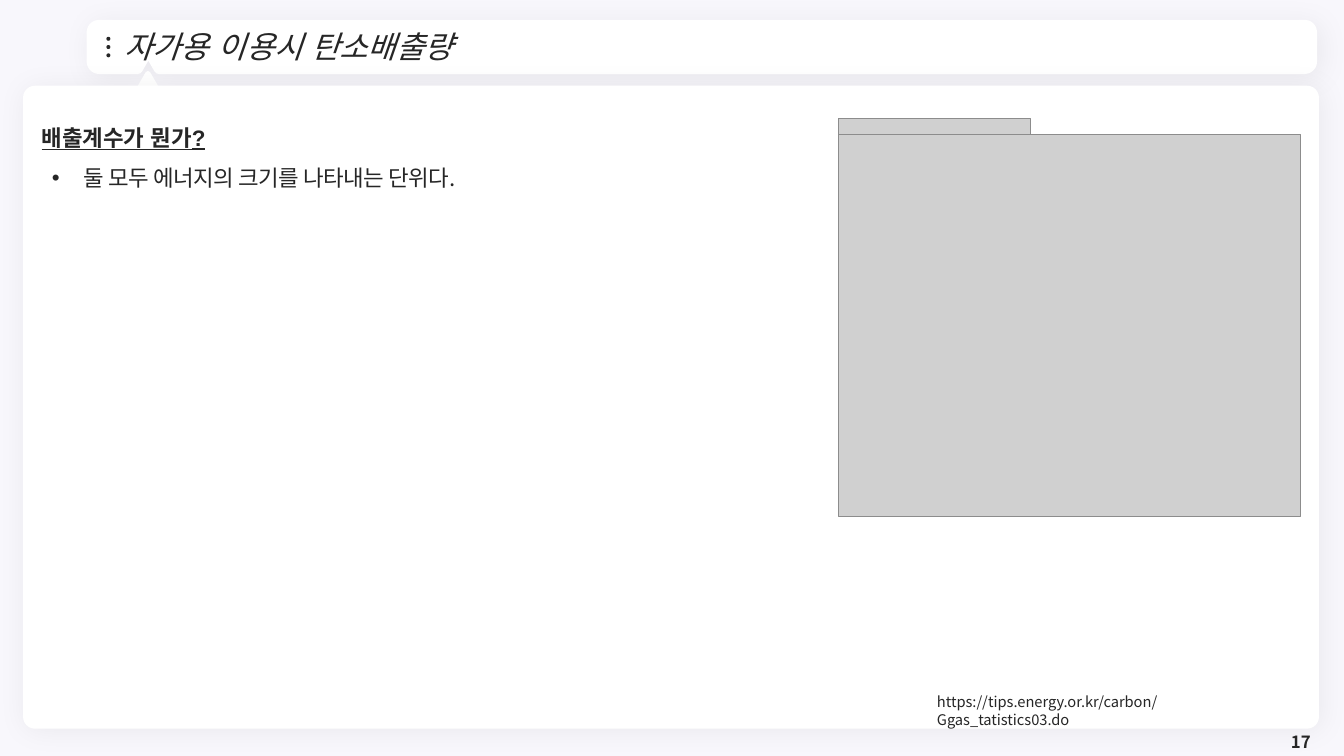
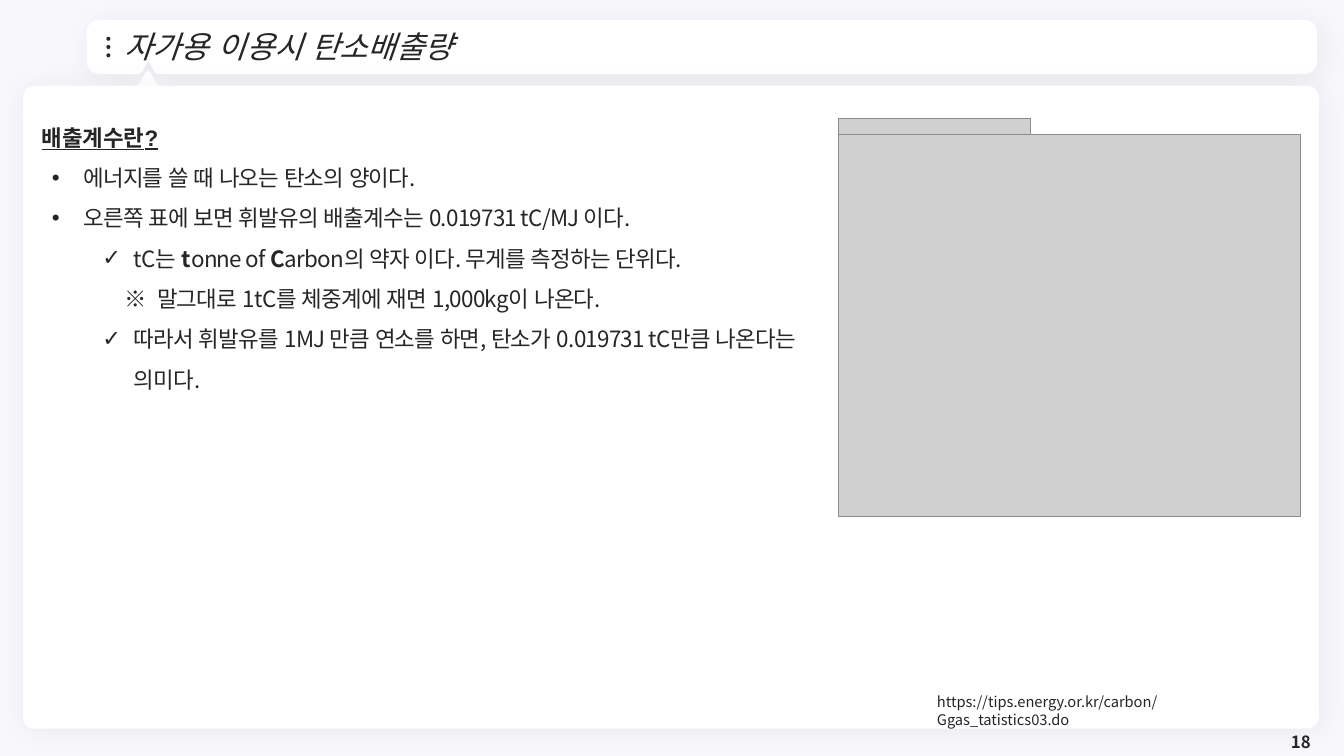
Before and after one commit to meandthey/Teaching, a slide deck: slide 18 of 생활속의 경제/01_Lectures/생활속의 경제_(에너지경제).pptx (slide 17 before the commit). Drawn at 1344x756 pixels with LibreOffice and Linux fonts; fonts in the diff are those of the drawing; grey boxes stand for pictures; background and template pictures are left out. Boxes give left, top, right and bottom in pixels: in the first picture for what was removed or moved away, otherwise in the second. Text is boxed around its words. In the diff, an @@ line names an element or a change of style, - is before the commit and + after.

```diff
--- a/생활속의 경제/01_Lectures/생활속의 경제_(에너지경제).pptx
+++ b/생활속의 경제/01_Lectures/생활속의 경제_(에너지경제).pptx
@@ text at [42,127,796,390]: text changed @@
-배출계수가 뭔가?
-• 둘 모두 에너지의 크기를 나타내는 단위다.
+배출계수란?
+• 에너지를 쓸 때 나오는 탄소의 양이다.
+• 오른쪽 표에 보면 휘발유의 배출계수는 0.019731 tC/MJ 이다.
+  ✓ tC는 tonne of Carbon의 약자 이다. 무게를 측정하는 단위다.
+  ※ 말그대로 1tC를 체중계에 재면 1,000kg이 나온다.
+  ✓ 따라서 휘발유를 1MJ 만큼 연소를 하면, 탄소가 0.019731 tC만큼 나온다는 의미다.
@@ page number at [1291,735,1311,748]: text changed @@
-17
+18
```
Also in this commit, not shown: 9 other slides changed, 2 slides added.
